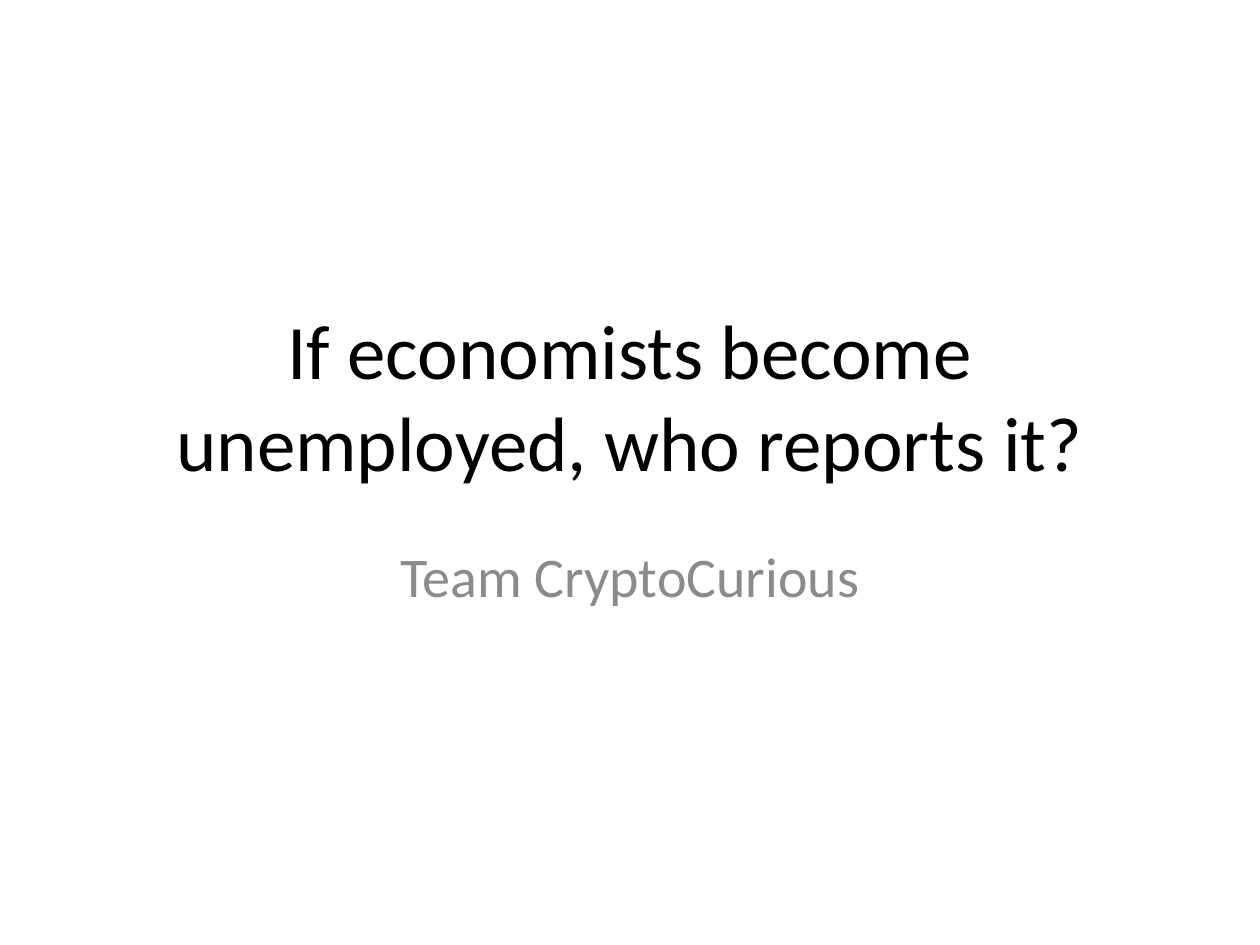
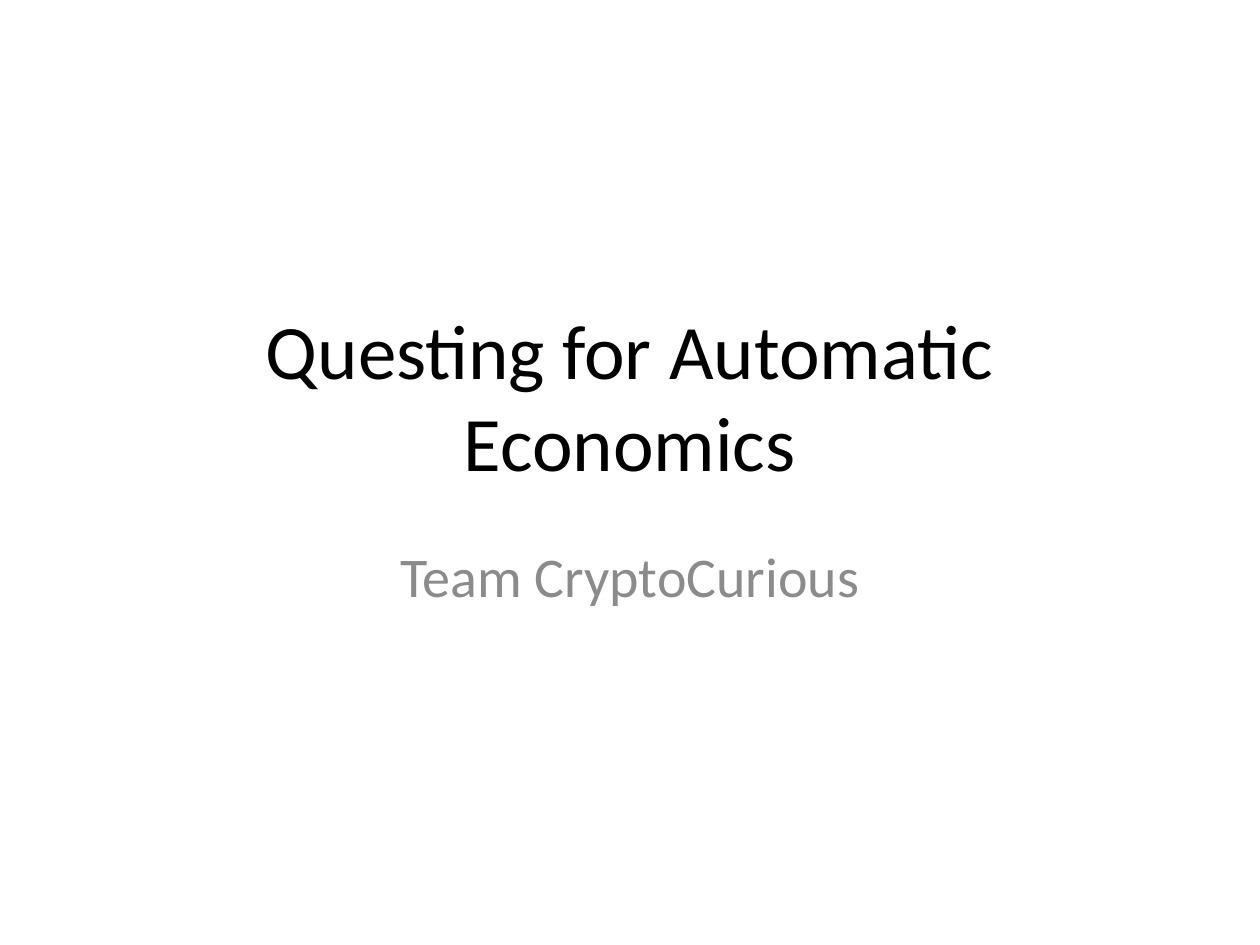
Before and after one commit to dc1340/cornell_data_hackathon_2_2016, a slide deck: slide 1 of Hackathon_Presentation.pptx. Drawn at 1260x945 pixels with LibreOffice and Linux fonts; fonts in the diff are those of the drawing. Boxes give left, top, right and bottom in pixels: in the first picture for what was removed or moved away, otherwise in the second. Text is boxed around its words. In the diff, an @@ line names an element or a change of style, - is before the commit and + after.

```diff
--- a/Hackathon_Presentation.pptx
+++ b/Hackathon_Presentation.pptx
@@ title at (266,325,993,472): text changed @@
-If economists become unemployed, who reports it?
+Questing for Automatic Economics
```
Also in this commit, not shown: 2 other slides changed, 4 other files.
